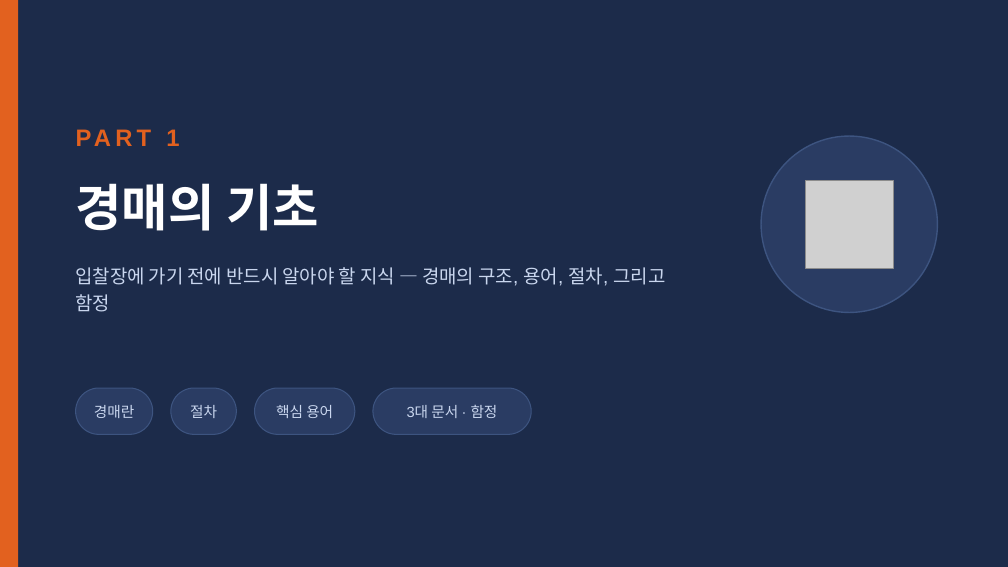
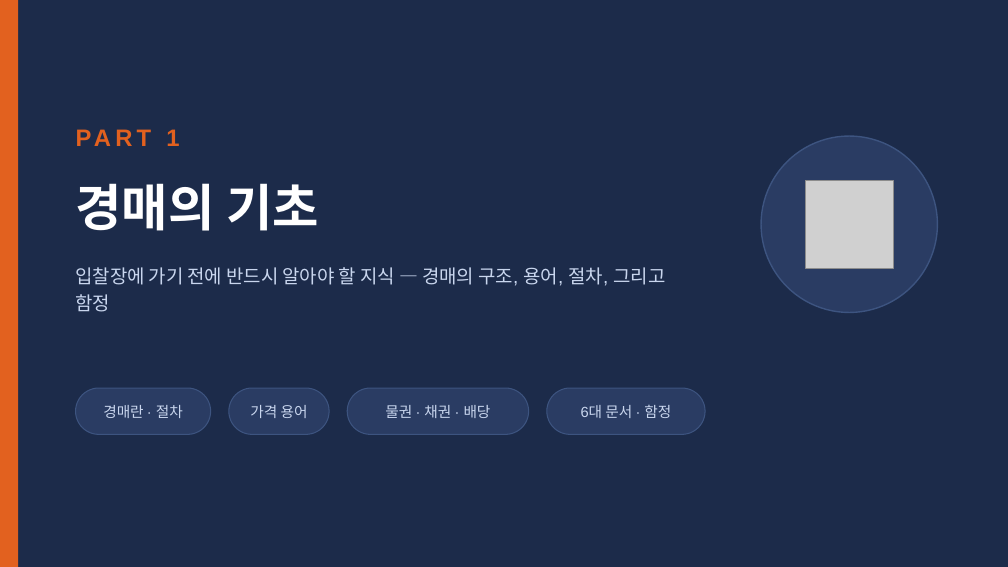
Before and after one commit to earthskyisbig/auction-crwal0629, a slide deck: slide 5 of docs/slides/AI부동산경매투자_강의슬라이드.pptx. Drawn at 1008x567 pixels with LibreOffice and Linux fonts; fonts in the diff are those of the drawing; grey boxes stand for pictures. Boxes give left, top, right and bottom in pixels: in the first picture for what was removed or moved away, otherwise in the second. Text is boxed around its words. In the diff, an @@ line names an element or a change of style, - is before the commit and + after.

```diff
--- a/docs/slides/AI부동산경매투자_강의슬라이드.pptx
+++ b/docs/slides/AI부동산경매투자_강의슬라이드.pptx
@@ rounded rectangle: place and size @@
-rounded rectangle at box(76, 388, 153, 434)
+rounded rectangle at box(76, 388, 211, 434)
@@ rounded rectangle: place and size @@
-rounded rectangle at box(171, 388, 237, 434)
+rounded rectangle at box(229, 388, 329, 434)
@@ rounded rectangle: place and size @@
-rounded rectangle at box(254, 388, 354, 434)
+rounded rectangle at box(347, 388, 528, 434)
@@ rounded rectangle: place and size @@
-rounded rectangle at box(373, 388, 531, 434)
+rounded rectangle at box(546, 388, 705, 434)
@@ text at box(103, 405, 183, 418): text changed @@
-경매란
+경매란 · 절차
@@ text removed at box(190, 405, 217, 418) @@
-절차
@@ text at box(250, 405, 308, 418): text changed @@
-핵심 용어
+가격 용어
@@ text added at box(385, 405, 491, 418), 10.5 pt, text #C9D6EE @@
+물권 · 채권 · 배당
@@ text at box(581, 405, 671, 418): text changed @@
-3대 문서 · 함정
+6대 문서 · 함정
```
Also in this commit, not shown: 14 other slides changed, 3 slides added, 1 other file.
